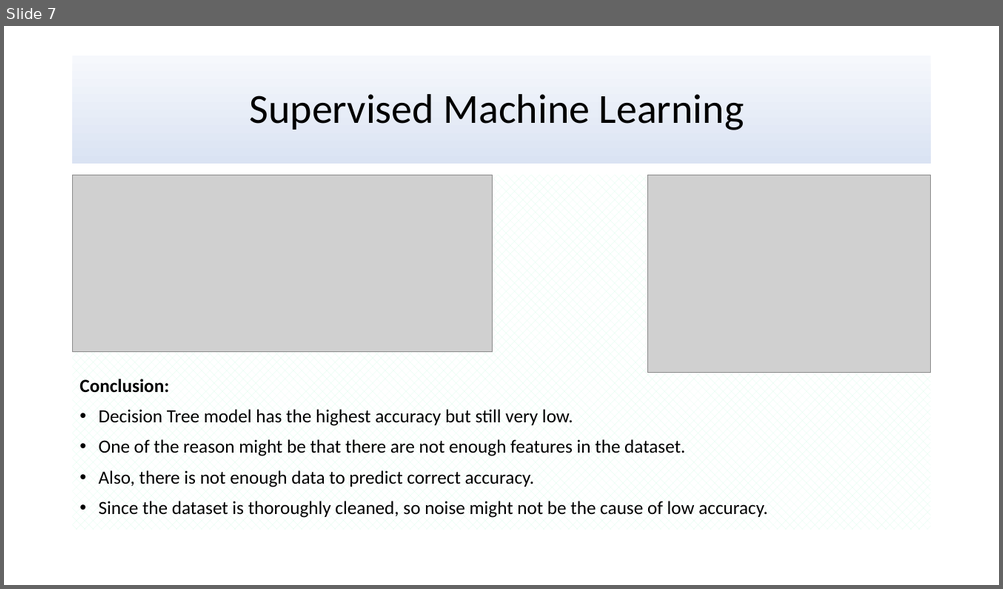
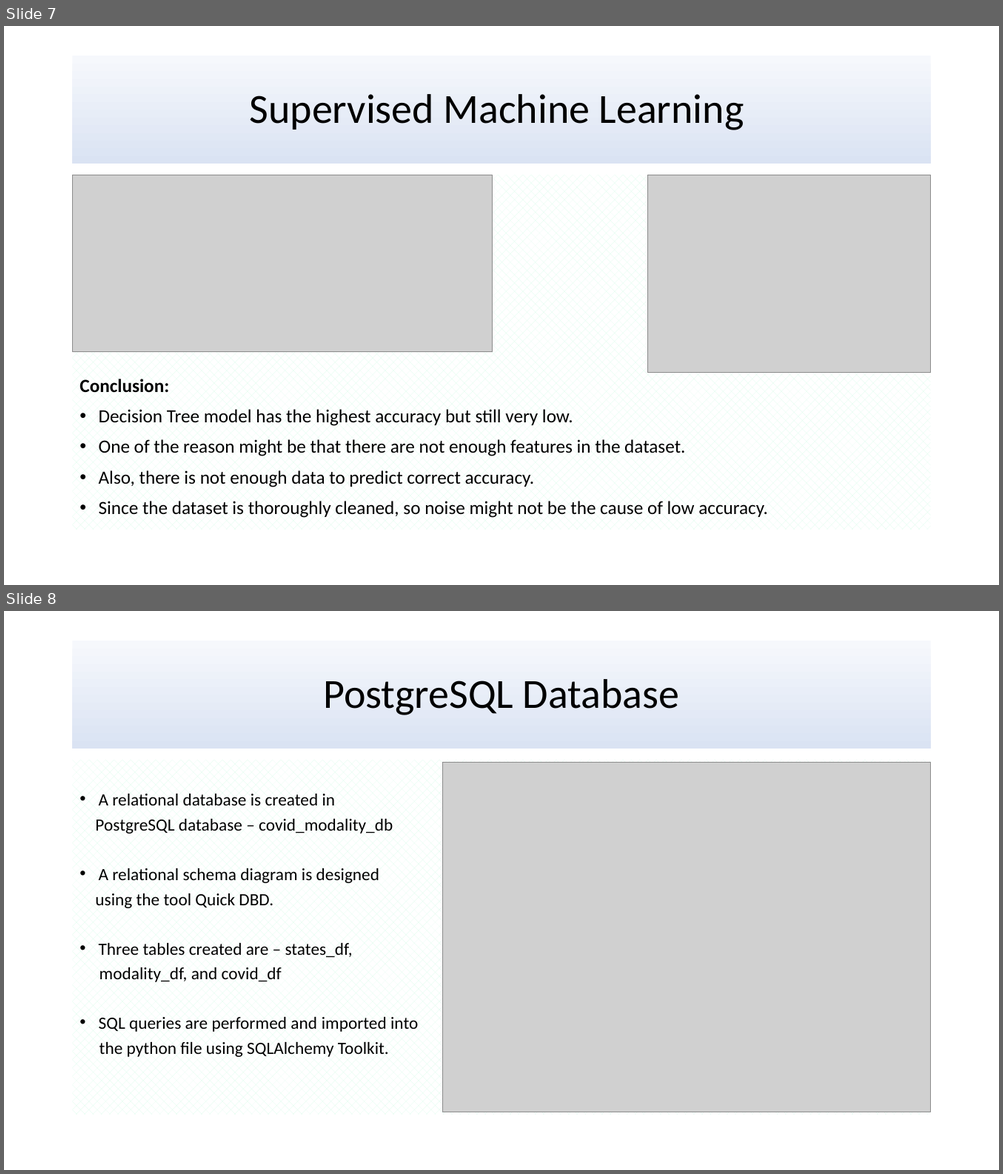
Before and after one commit to uzmabb182/Data602_Assignments, a slide deck: Final_Project_Data_602/Presentation_Data_602.pptx. Shown one above the other, each under a label of ours: slide 7 before the commit, slides 7 and 8 after it. The pictures are 1003x589 and 1003x1174 pixels, drawn with LibreOffice and Linux fonts; fonts in the diff are those of the drawing; grey boxes stand for pictures. Boxes give left, top, right and bottom in pixels: in the first picture for what was removed or moved away, otherwise in the second. Text is boxed around its words. In the diff, an @@ line names an element or a change of style, - is before the commit and + after.

```diff
--- a/Final_Project_Data_602/Presentation_Data_602.pptx
+++ b/Final_Project_Data_602/Presentation_Data_602.pptx
@@ slide 8 added at (4,611,999,1170), background #FFFFFF @@
@@ title added at (73,641,930,749), fill gradient #F6F8FC to #DAE3F3 to #ABC0E4 to #C7D5ED, 40 pt, text #000000 @@
+PostgreSQL Database
@@ text added at (73,760,930,1116), fill pattern #D9FDEA on #FFFFFF, 16.6 pt, text #000000 @@
+• A relational database is created in
+PostgreSQL database – covid_modality_db
+• A relational schema diagram is designed
+using the tool Quick DBD.
+• Three tables created are – states_df,
+modality_df, and covid_df
+• SQL queries are performed and imported into
+the python file using SQLAlchemy Toolkit.
@@ picture added at (443,763,930,1113) @@
```
Also in this commit, not shown: 4 slides changed, 2 other slides added, 1 slide removed, 2 other files.
